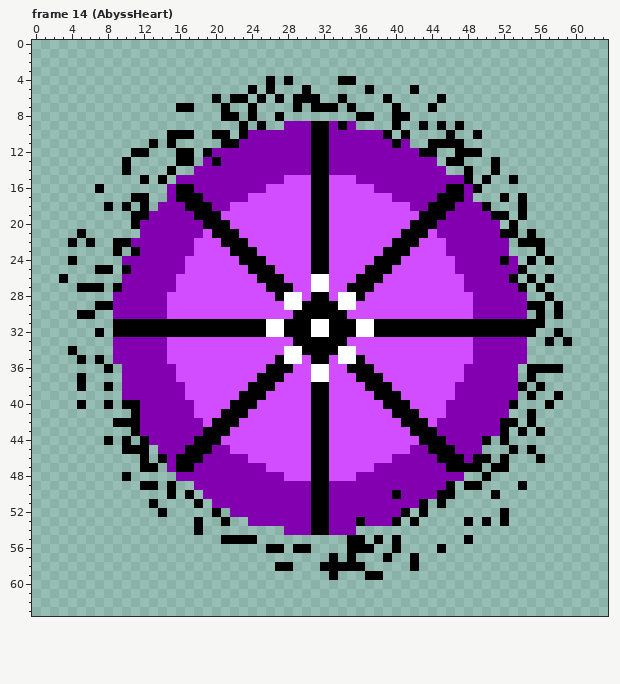
Pixel-art file -- Sprites/Items/items.aseprite. Above, as it was before the edit.
64x64 pixels, 39 frames. Colours within 5 levels of each other are drawn and written as one. Shown: frame 14 (AbyssHeart). The commit also changed other frames, which this record leaves out.
Now the later version:
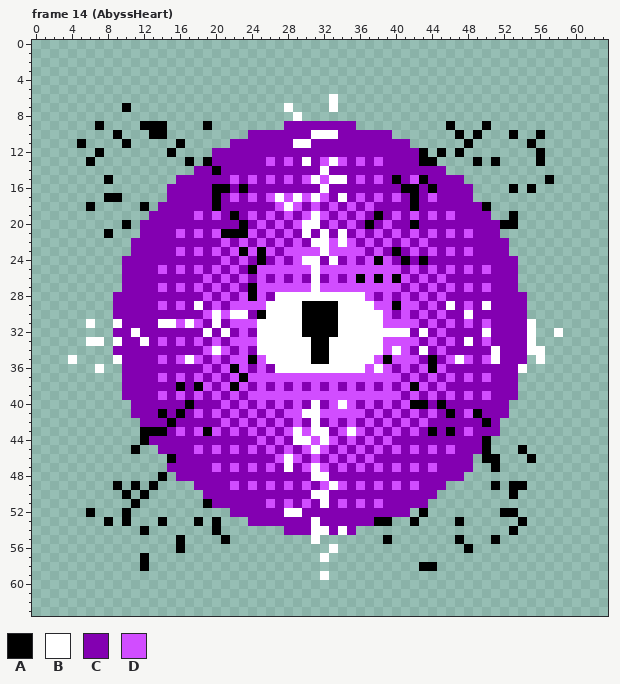
Palette (. is transparent): A #000000  B #ffffff  C #8300b1  D #d14dff
Message: item rarities
Diff:
Changed rows in their new state; - is an unchanged pixel.
Frame 14 (AbyssHeart), layers "ItemsNew", "Items":
first column x 3:
 4 -----------------------.-.-----..------------------------
 5 ---------------------.-.---.------.----.-----------------
 6 -----------------.-..-.-.-...-B.----.-----.--------------
 7 -------A-----..---.--.---B.-..B-.----.---.---------------
 8 ------------------..-.--.-B------..--..------------------
 9 ----A----AAA----A---.-.-----CC-C-----.--.-.A.--A---------
10 ------A---AA...--..-.-------BBB-----C-.----.A-----A--A---
11 --A----A--.-.A----.C------BBCC-------C---....A------A----
12 ----A---..--A..-.-----------CC-----------.A--..------A---
13 ---A---.-----.--AC-----D-D-BCDBD-D-D----AA-..-A------A---
14 -------.----.----A----------CB---------------.--.--------
15 -----A---.-.-------D-D-D--C-BDBBCD-D-A-DA----.-.--.---A--
16 ----.--------CC--AA-A--CCCCCCBCCCCC---AA-A-CC-.---A-A----
17 -----AA-..---CCC-A-D--C-B-B-BDCBC-C-CD-A-DCCC----.-.-----
18 ---A-.-.------CCCA-CCCCC-B-CDC-C-C-CCCCA-CCC-------.-----
19 --------..-----DCDCAC-C-C-C-BDC-C-CAC-C-CDCD----..A.-----
20 -------A.-------CCCCAC-C-C-BBC-C-CAC-CC-CC-------A-------
21 --.--A-------D-DCD--A-C-C-CBCBCBC-C-C-CDC--D-D---..-.----
22 -.-.--..-------CCCDCDC-C-C-CBB-B-C-C-CDC-CC--------...---
23 ------.-C----D--C-CD-DA-C---DB----C-C-C-C-CD-D-------.---
24 -.------------CCCC-CDC-C-C-BBCBC-C--DCACACCC-----C--.-.--
25 ----..-C---D-DC-C-C-C-DD----BD----DDD-C-C-C--D-D---.-----
26 .------------CCC-C-C-CDCDC-C-C-C--D--A-C-C-CC-----C-.-.--
27 --...-.----D--C-C-C-CA-DDD---D--DDD---C-C-C-CD-D---.-.---
28 ------------CCCC-C-C-A-CB--BBBB--B-C-C-C-C-CCC--------.--
29 ----..-----DC-CBC-C----BB--------BB--A--C-CBC--B----..-.-
30 --..--------CCCC-B-BBCABBBB----BBBBB-C-C-C-CCB-------.-.-
31 ---B--BCCCCBBDBDCBCDDDB--BB-AA-BB--BDDDDCDCDCDCDCCCCB.---
32 ----.-CCBCCCCCCCBCBCDCB--BB-AA-BB--BBBBCBCDCCCCBCCCCB--B-
33 ---BB-B--B-DC-C-C-C---BBBBBB--BBBBBB----C-C-CB-D----B-.-.
34 -.----------CCCC-B-C-CBBB--B--B--BBB-B-CBC-CCC--B---BB---
35 -B.-.-B----DC-B-C-C--A-BB--B--B--BB-A---CAC-B--DB----B---
36 ----B.-------CCC-C-A-C-CBBBB--BBBBDB-C-C-A-CC------B....-
37 --.--------D--C-C-C-A-DDD---DD---DDD--C-C-C-CD-D----.----
38 --.--.-------ACA-C-A-CDC-C-CDC-C-CDCDC-A-C-C-------.-.---
39 -----------D-DC-C-C-CDD-----DD-----DDDC-C-C--D-D----.--.-
40 --.--.-.C-----ACCC-CDC-C-C-CBC-B-C-CDCDAACA-------.---.--
41 --------C--A-A--C-CDC-C-C--BBD----C-CDCDC-CA-DA-----.----
42 ------...---A---CCDC-C-C-C-CBC-C-C-C-CDCDC-----A-..-.----
43 --------.AAA-D-D-DC-C-C-C-B-BBC-B-C-C-CDC--A-D---.-.-.---
44 -----.-.-------CCCCCCC-C-CBBDB-C-C-C-CCCCCC------.-------
45 -------.-.----CDCD--C-C-C-C-BDC-C-C-C-CD-DCD---A--.A.----
46 ---------.-.ACCC-----CCC-B-CDC-C-C-CC-----CCC-.-A.--A.---
47 ---------..--CC--D-D-D--CBC-BDC-C-CD-D-D-D-CCC.--.-------
48 -------.---A-------------CCCBBCCC--------------.---------
49 ------A-A.--.------D-D-D-D-DCDBD-D-D-D-D---.-..-A-A------
50 -------A-A--.-.-------------BB-------C----..----.-A------
51 --------A-.----.A------D-D-DCB-D-D-D----C-.--------------
52 ---A---A---.-----.-------BB-CC--------C-----------A------
53 -----A-A---A-----A.---------BC---C-AA.------A.-.-.-A-----
54 ---------A-----.-A----------BB-B------------------A------
55 -------------A-----...------B---..-.A.------A.--A--------
56 -------------A---------..-..--B-...--.----.--A-----------
57 ---------A-------------------B.-.---.--.-----------------
58 ---------A--------------..---.....-----.AA---------------
59 -----------------------------B.---..---------------------
Boxes around the changes in both pictures, in picture pixels (x1, y1, x2, y2):
changed: (59, 76, 572, 580)
